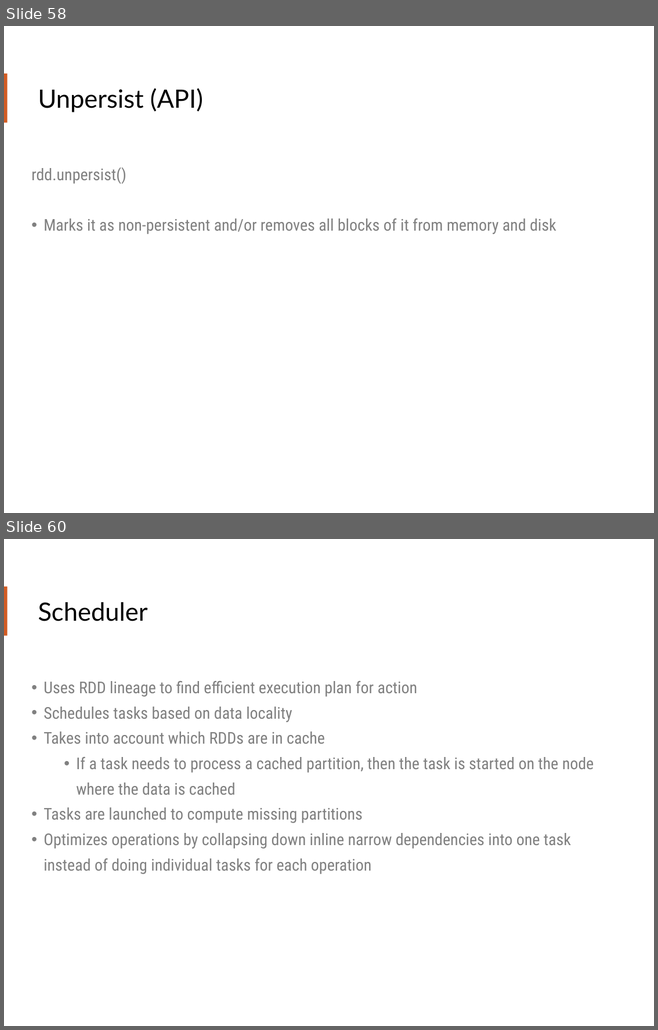
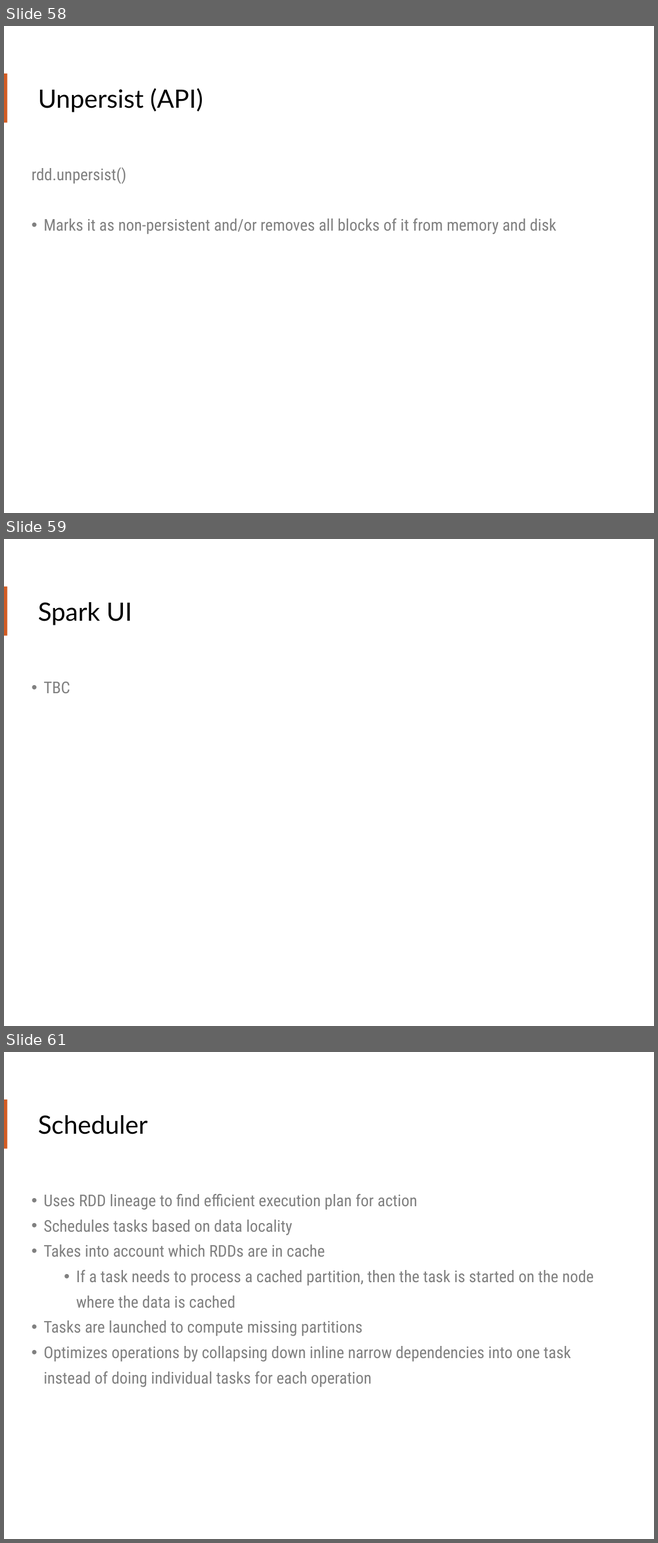
Before and after one commit to teamclairvoyant/intro-to-spark, a slide deck: Intro to Apache Spark Slides.pptx. Shown one above the other, each under a label of ours: slides 58 and 60 before the commit, slides 58, 59 and 61 after it; the slides between them are not shown. The pictures are 658x1030 and 658x1543 pixels, drawn with LibreOffice and Linux fonts; fonts in the diff are those of the drawing. Boxes give left, top, right and bottom in pixels: in the first picture for what was removed or moved away, otherwise in the second. Text is boxed around its words. In the diff, an @@ line names an element or a change of style, - is before the commit and + after.

```diff
--- a/Intro to Apache Spark Slides.pptx
+++ b/Intro to Apache Spark Slides.pptx
@@ slide 59 added at (x1=4, y1=539, x2=654, y2=1026), background #FFFFFF; not listed: 1 template element that a slide beside it also shows @@
@@ title added at (x1=38, y1=602, x2=132, y2=625), 28 pt, text #000000 @@
+Spark UI
@@ text added at (x1=43, y1=682, x2=70, y2=693), 18 pt, text #808080 @@
+• TBC
@@ what was slide 60 is now slide 61 @@
```
Also in this commit, not shown: 1 slide changed, 2 other slides added, 2 other files.
